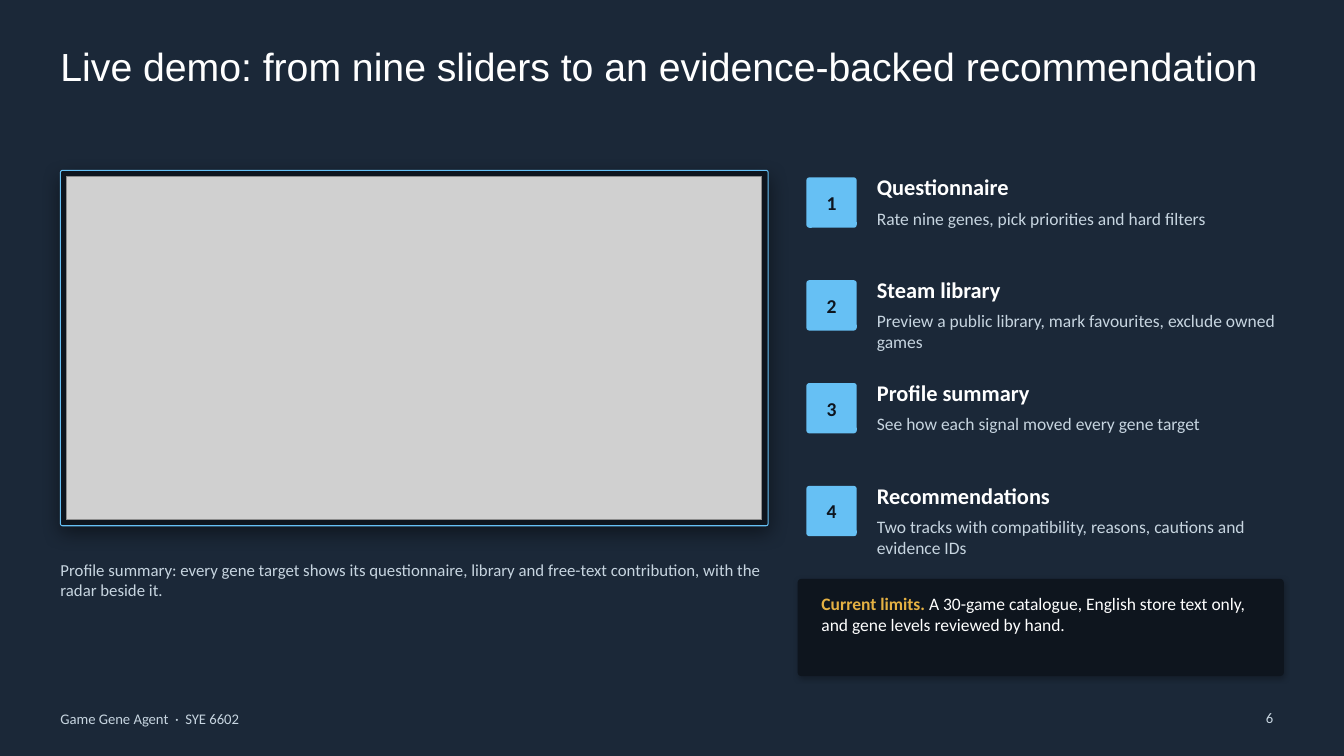
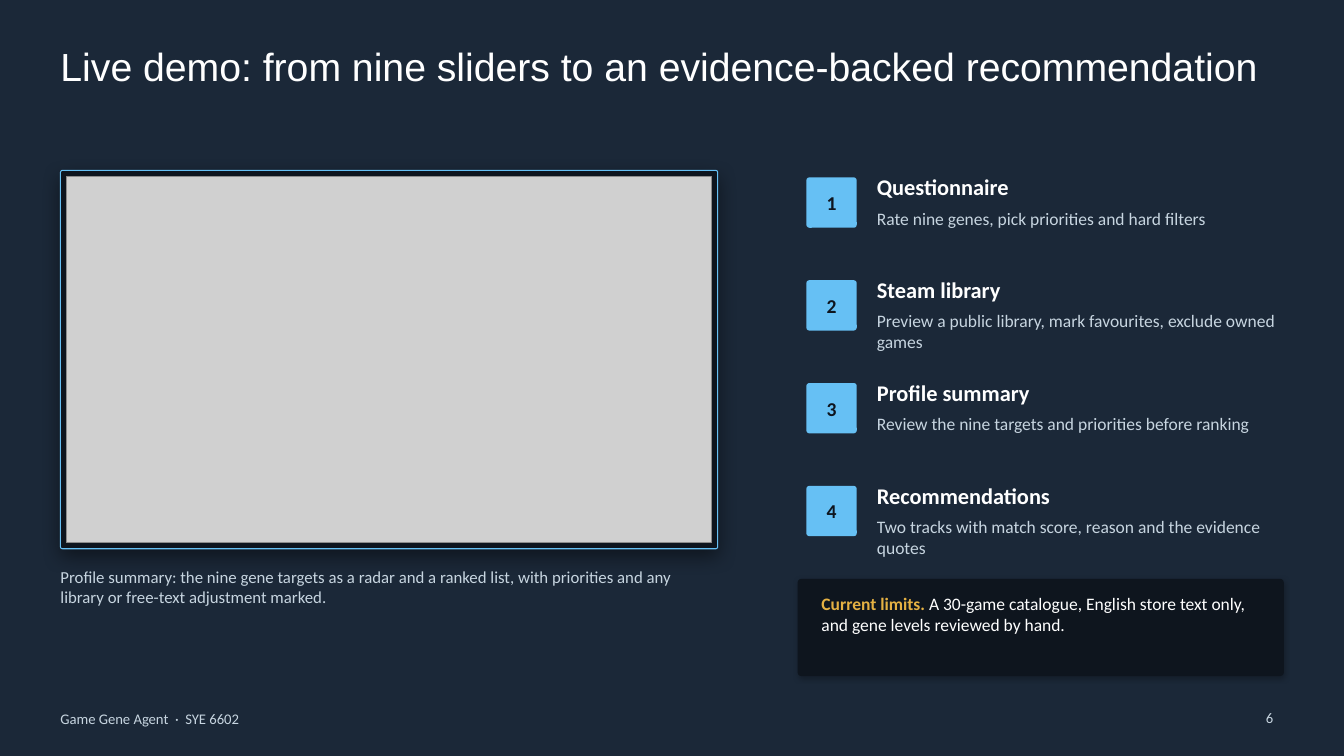
Before and after one commit to baishouxiaosheng/6602, a slide deck: slide 6 of docs/presentation/Game_Gene_Agent_Final_Presentation.pptx. Drawn at 1344x756 pixels with LibreOffice and Linux fonts; fonts in the diff are those of the drawing; grey boxes stand for pictures; background and template pictures are left out. Boxes give left, top, right and bottom in pixels: in the first picture for what was removed or moved away, otherwise in the second. Text is boxed around its words. In the diff, an @@ line names an element or a change of style, - is before the commit and + after.

```diff
--- a/docs/presentation/Game_Gene_Agent_Final_Presentation.pptx
+++ b/docs/presentation/Game_Gene_Agent_Final_Presentation.pptx
@@ rounded rectangle: place and size @@
-rounded rectangle at [60, 170, 768, 526]
+rounded rectangle at [60, 170, 718, 548]
@@ rounded rectangle at [60, 170, 718, 548]: proportions changed @@
@@ picture: place and size @@
-picture at [67, 176, 762, 520]
+picture at [67, 176, 712, 542]
@@ text at [877, 418, 1249, 433]: text changed @@
-See how each signal moved every gene target
+Review the nine targets and priorities before ranking
@@ text at [877, 521, 1260, 557]: text changed @@
-Two tracks with compatibility, reasons, cautions and evidence IDs
+Two tracks with match score, reason and the evidence quotes
@@ text at [60, 571, 671, 606]: text changed @@
-Profile summary: every gene target shows its questionnaire, library and free-text contribution, with the radar beside it.
+Profile summary: the nine gene targets as a radar and a ranked list, with priorities and any library or free-text adjustment marked.
```
Also in this commit, not shown: 2 other slides changed, 10 other files.
